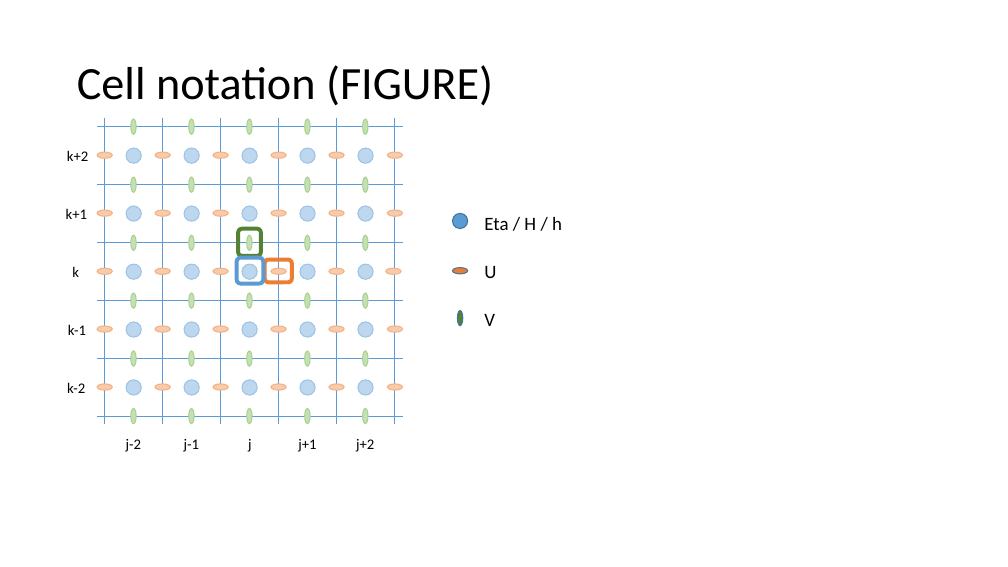
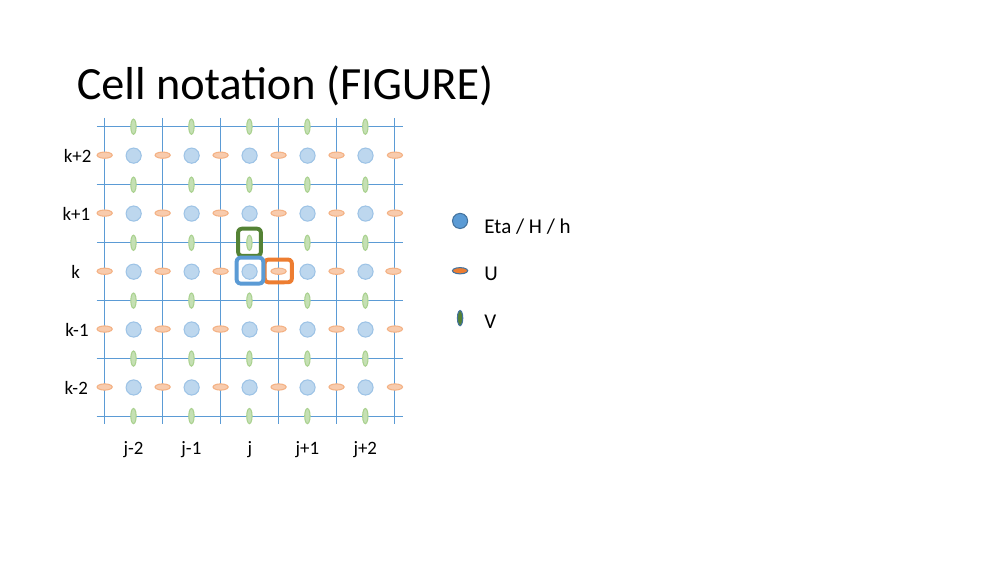
Before and after one commit to metno/gpu-ocean, a slide deck: slide 8 of python/fbl_ctcs_stencils.pptx. Drawn at 1008x567 pixels with LibreOffice and Linux fonts; fonts in the diff are those of the drawing. Boxes give left, top, right and bottom in pixels: in the first picture for what was removed or moved away, otherwise in the second. Text is boxed around its words. In the diff, an @@ line names an element or a change of style, - is before the commit and + after.

Commit message:
Updated figures in Powerpoint presentation.

```diff
--- a/python/fbl_ctcs_stencils.pptx
+++ b/python/fbl_ctcs_stencils.pptx
@@ size 18 to 20 pt in 3 elements at <box>484,218,571,233</box>, <box>484,266,497,280</box>, <box>484,314,496,328</box> @@
@@ size 14 to 18 pt in 10 elements at <box>248,441,253,457</box>, <box>71,265,80,278</box>, <box>65,381,88,394</box>, <box>65,323,88,336</box>, <box>63,207,91,220</box>, <box>64,149,92,162</box>, <box>124,441,144,457</box>, <box>181,441,201,458</box>, <box>296,441,319,457</box>, <box>354,441,377,457</box> @@
```
Also in this commit, not shown: 7 other slides changed.
